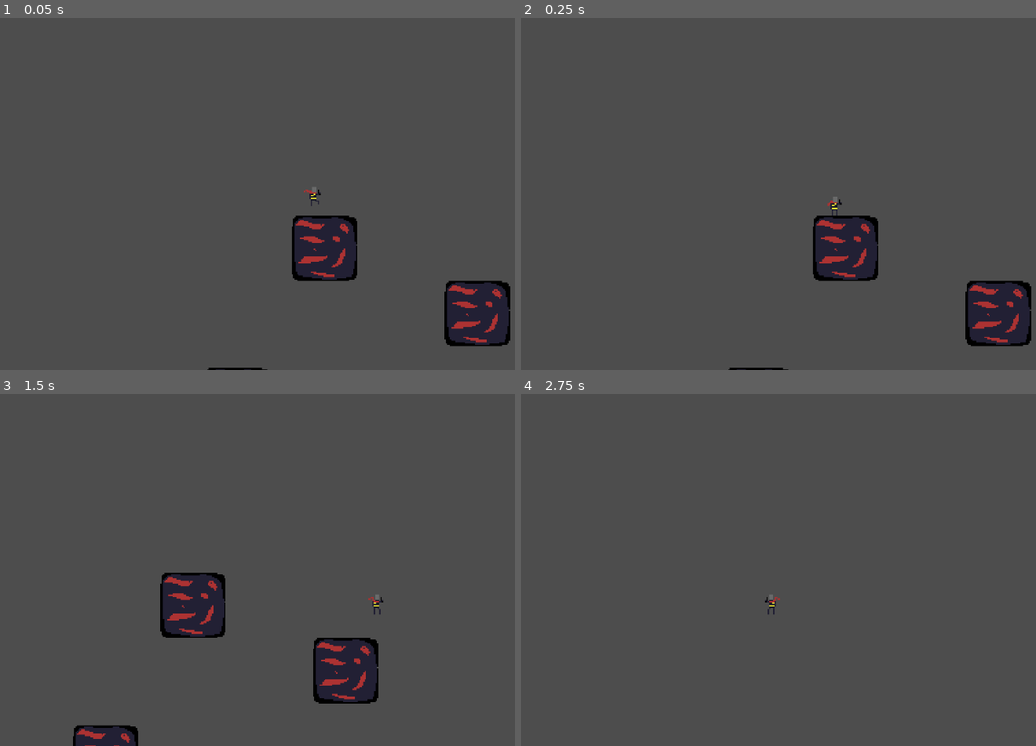
Above: before the commit, frames 1-4 (two rows, left to right).
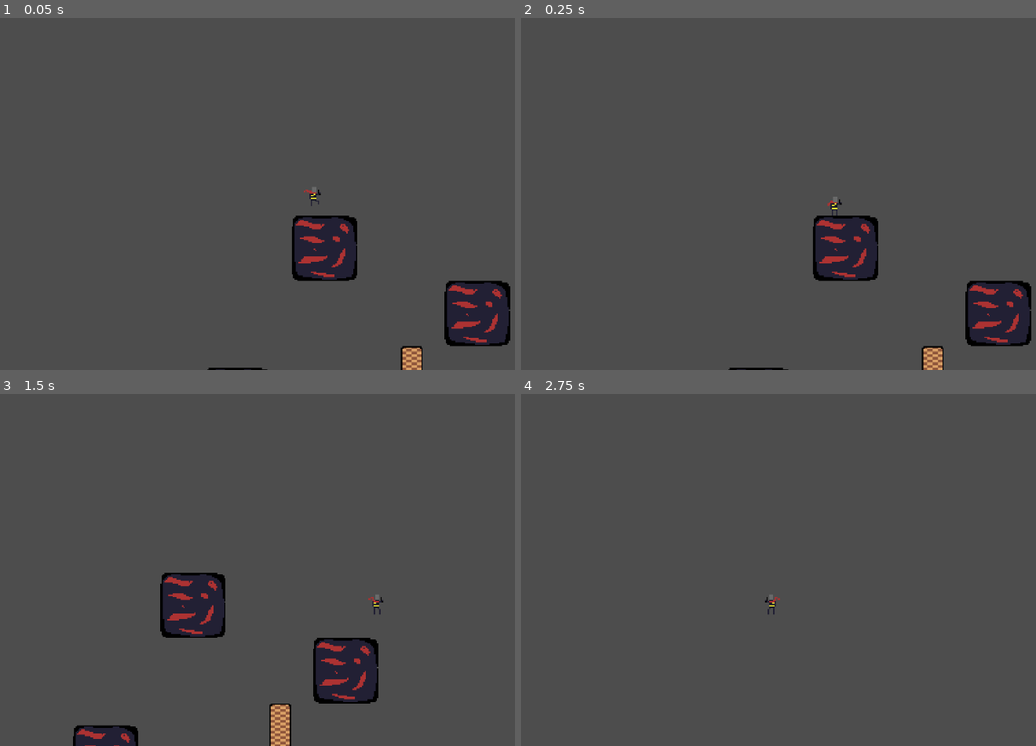
Above: after the commit, the same moments.

Repository: ErtyusSuytre/Project
Game: Godot game, scene res://main.tscn
Same seed, same stepped clock (60 frames per second), same inputs: the game is played once before the commit and once after it.
Inputs:
- Up to frame 1 (0.05 s): no input
- Up to frame 2 (0.25 s): no input
- Up to frame 3 (1.5 s): tap Enter at 0.5 s; hold D (right) from 0.53 s (still down); tap Space (jump) at 0.77 s
- Up to frame 4 (2.75 s): tap Space (jump) at 1.52 s; release D (right) at 2.03 s; hold A (left) from 2.03 s (still down)

The runs differ from the first frame. In frame 1, 0.3% of the frame differs, in the area x 77-83%, y 93-100%; in frame 2, 0.3%; in frame 3, 0.5%, in the area x 52-57%, y 87-100%; in frame 4, nothing differs.

Commit message:
wood tiles test

Diff:
--- a/main.tscn
+++ b/main.tscn
@@ -1,7 +1,76 @@
-[gd_scene load_steps=5 format=3 uid="uid://n1gjfbhirsk0"]
+[gd_scene load_steps=7 format=3 uid="uid://n1gjfbhirsk0"]
 
 [ext_resource type="Texture2D" uid="uid://chr77a4gshcl3" path="res://Tileset/test_tiles.png" id="1_3cd3a"]
+[ext_resource type="Texture2D" uid="uid://cfrpulshl0wlb" path="res://Tileset/test_tiles_wood.png" id="1_tvm80"]
 [ext_resource type="PackedScene" uid="uid://diporqembi0a4" path="res://Character/player.tscn" id="1_yrmch"]
+
+[sub_resource type="TileSetAtlasSource" id="TileSetAtlasSource_ldc7d"]
+resource_name = "Wood"
+texture = ExtResource("1_tvm80")
+0:0/0 = 0
+0:0/0/physics_layer_0/linear_velocity = Vector2(0, 0)
+0:0/0/physics_layer_0/angular_velocity = 0.0
+0:0/0/physics_layer_0/polygon_0/points = PackedVector2Array(-8, -8, 8, -8, 8, 8, -8, 8)
+1:0/0 = 0
+1:0/0/physics_layer_0/linear_velocity = Vector2(0, 0)
+1:0/0/physics_layer_0/angular_velocity = 0.0
+1:0/0/physics_layer_0/polygon_0/points = PackedVector2Array(-8, -8, 8, -8, 8, 8, -8, 8)
+2:0/0 = 0
+2:0/0/physics_layer_0/linear_velocity = Vector2(0, 0)
+2:0/0/physics_layer_0/angular_velocity = 0.0
+2:0/0/physics_layer_0/polygon_0/points = PackedVector2Array(-8, -8, 8, -8, 8, 8, -8, 8)
+4:0/0 = 0
+4:0/0/physics_layer_0/linear_velocity = Vector2(0, 0)
+4:0/0/physics_layer_0/angular_velocity = 0.0
+4:0/0/physics_layer_0/polygon_0/points = PackedVector2Array(-8, -8, 8, -8, 8, 8, -8, 8)
+6:0/0 = 0
+6:0/0/physics_layer_0/linear_velocity = Vector2(0, 0)
+6:0/0/physics_layer_0/angular_velocity = 0.0
+6:0/0/physics_layer_0/polygon_0/points = PackedVector2Array(-8, -8, 8, -8, 8, 8, -8, 8)
+7:0/0 = 0
+7:0/0/physics_layer_0/linear_velocity = Vector2(0, 0)
+7:0/0/physics_layer_0/angular_velocity = 0.0
+7:0/0/physics_layer_0/polygon_0/points = PackedVector2Array(-8, -8, 8, -8, 8, 8, -8, 8)
+0:1/0 = 0
+0:1/0/physics_layer_0/linear_velocity = Vector2(0, 0)
+0:1/0/physics_layer_0/angular_velocity = 0.0
+0:1/0/physics_layer_0/polygon_0/points = PackedVector2Array(-8, -8, 8, -8, 8, 8, -8, 8)
+1:1/0 = 0
+1:1/0/physics_layer_0/linear_velocity = Vector2(0, 0)
+1:1/0/physics_layer_0/angular_velocity = 0.0
+1:1/0/physics_layer_0/polygon_0/points = PackedVector2Array(-8, -8, 8, -8, 8, 8, -8, 8)
+2:1/0 = 0
+2:1/0/physics_layer_0/linear_velocity = Vector2(0, 0)
+2:1/0/physics_layer_0/angular_velocity = 0.0
+2:1/0/physics_layer_0/polygon_0/points = PackedVector2Array(-8, -8, 8, -8, 8, 8, -8, 8)
+3:1/0 = 0
+3:1/0/physics_layer_0/linear_velocity = Vector2(0, 0)
+3:1/0/physics_layer_0/angular_velocity = 0.0
+3:1/0/physics_layer_0/polygon_0/points = PackedVector2Array(-8, -8, 8, -8, 8, 8, -8, 8)
+4:1/0 = 0
+4:1/0/physics_layer_0/linear_velocity = Vector2(0, 0)
+4:1/0/physics_layer_0/angular_velocity = 0.0
+4:1/0/physics_layer_0/polygon_0/points = PackedVector2Array(-8, -8, 8, -8, 8, 8, -8, 8)
+5:1/0 = 0
+5:1/0/physics_layer_0/linear_velocity = Vector2(0, 0)
+5:1/0/physics_layer_0/angular_velocity = 0.0
+5:1/0/physics_layer_0/polygon_0/points = PackedVector2Array(-8, -8, 8, -8, 8, 8, -8, 8)
+0:2/0 = 0
+0:2/0/physics_layer_0/linear_velocity = Vector2(0, 0)
+0:2/0/physics_layer_0/angular_velocity = 0.0
+0:2/0/physics_layer_0/polygon_0/points = PackedVector2Array(-8, -8, 8, -8, 8, 8, -8, 8)
+1:2/0 = 0
+1:2/0/physics_layer_0/linear_velocity = Vector2(0, 0)
+1:2/0/physics_layer_0/angular_velocity = 0.0
+1:2/0/physics_layer_0/polygon_0/points = PackedVector2Array(-8, -8, 8, -8, 8, 8, -8, 8)
+2:2/0 = 0
+2:2/0/physics_layer_0/linear_velocity = Vector2(0, 0)
+2:2/0/physics_layer_0/angular_velocity = 0.0
+2:2/0/physics_layer_0/polygon_0/points = PackedVector2Array(-8, -8, 8, -8, 8, 8, -8, 8)
+4:2/0 = 0
+4:2/0/physics_layer_0/linear_velocity = Vector2(0, 0)
+4:2/0/physics_layer_0/angular_velocity = 0.0
+4:2/0/physics_layer_0/polygon_0/points = PackedVector2Array(-8, -8, 8, -8, 8, 8, -8, 8)
 
 [sub_resource type="TileSetAtlasSource" id="TileSetAtlasSource_6duqq"]
 resource_name = "Test"
@@ -74,13 +143,14 @@
 [sub_resource type="TileSet" id="TileSet_es0vv"]
 physics_layer_0/collision_layer = 1
 sources/1 = SubResource("TileSetAtlasSource_6duqq")
+sources/0 = SubResource("TileSetAtlasSource_ldc7d")
 
 [node name="Screen" type="Node2D"]
 
 [node name="TileMap" type="TileMap" parent="."]
 tile_set = SubResource("TileSet_es0vv")
 format = 2
-layer_0/tile_data = PackedInt32Array(131071, 1, 0, 65536, 65 …(791 unchanged characters)…  0, 851979, 327681, 1, 917495, 196609, 1)
+layer_0/tile_data = PackedInt32Array(131071, 1, 0, 65536, 65 …(791 unchanged characters)…  0, 851979, 327681, 1, 917495, 196609, 1, 458756, 262144, 0, 524292, 458752, 0, 589828, 458752, 0, 655364, 0, 2, 655365, 393216, 0, 655366, 327680, 1, 1114107, 458752, 0, 1048571, 458752, 0, 983035, 0, 0, 983036, 393216, 0, 983037, 131072, 0, 1048573, 458752, 0, 1114109, 458752, 0, 983039, 262144, 0, 1048575, 458752, 0, 1114111, 0, 2, 1048576, 393216, 0, 917505, 262144, 0, 983041, 458752, 0, 1048577, 131072, 1, 1114113, 458752, 0, 1179649, 131072, 2, 1179648, 393216, 0, 1245183, 196608, 1, 1048581, 131072, 1, 1179651, 262144, 2, 1114115, 458752, 0, 1048579, 0, 1, 983043, 458752, 0, 983045, 458752, 0, 1114117, 458752, 0, 1179653, 262144, 2, 1048580, 393216, 0, 917507, 0, 0, 917508, 65536, 0, 917509, 131072, 0, 1245179, 262144, 2, 1245181, 262144, 2, 1179643, 458752, 0, 1179645, 458752, 0)
 
 [node name="Player" parent="." instance=ExtResource("1_yrmch")]
 
Binary file changed: Tileset/test_tiles.png
Binary file added: Tileset/test_tiles_wood.png
Not shown, added: Tileset/test_tiles_wood.png.import
